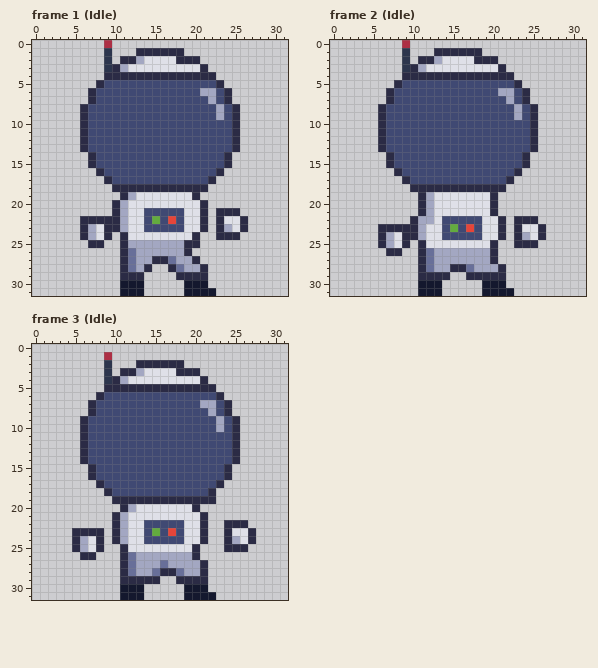
Pixel-art file: Aseprite/Astronaut_Idle.aseprite. That is the earlier state.
32x32 pixels, 3 frames. Shown: frame 1 (Idle), frame 2 (Idle), frame 3 (Idle).
The result:
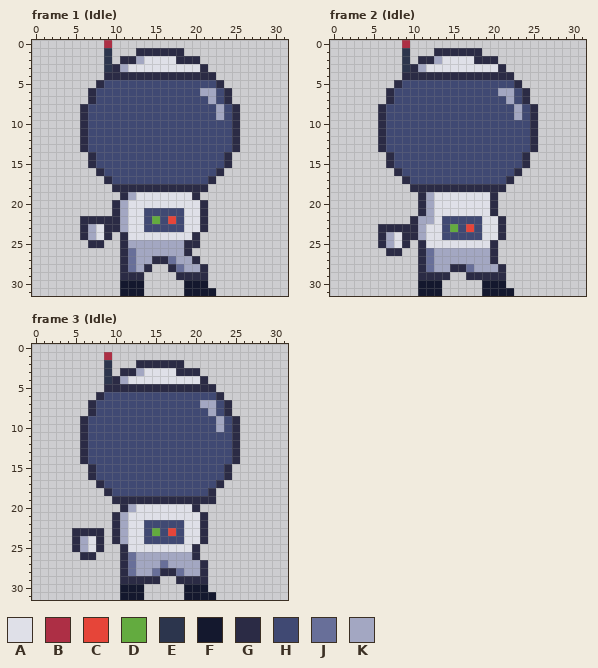
Palette (. is transparent): A #dfe0e8  B #ad2f45  C #e64539  D #63ab3f  E #2c354d  F #14182e  G #2b2b45  H #404973  J #686f99  K #a3a7c2
Changes in this commit:
Frame 1 (Idle), layer "Body":
Colour A is removed in row 22 at x 24 to 25; in row 23 at x 25.
Colour G is removed in row 21 at x 23 to 25; in rows 22 to 23 at x 23 and 26; in row 24 at x 23 to 25.
Colour K is removed in row 23 at x 24.
Frame 2 (Idle), layer "Body":
Colour A is removed in row 23 at x 24 to 25; in row 24 at x 25.
Colour G is removed in row 22 at x 23 to 25; in rows 23 to 24 at x 23 and 26; in row 25 at x 23 to 25.
Colour K is removed in row 24 at x 24.
Frame 3 (Idle), layer "Body":
Colour A is removed in row 23 at x 25 to 26; in row 24 at x 26.
Colour G is removed in row 22 at x 24 to 26; in rows 23 to 24 at x 24 and 27; in row 25 at x 24 to 26.
Colour K is removed in row 24 at x 25.
Boxes around the changes in both pictures, in picture pixels (x1, y1, x2, y2):
erased: (216, 208, 248, 240)
erased: (514, 216, 546, 248)
erased: (224, 520, 256, 552)
